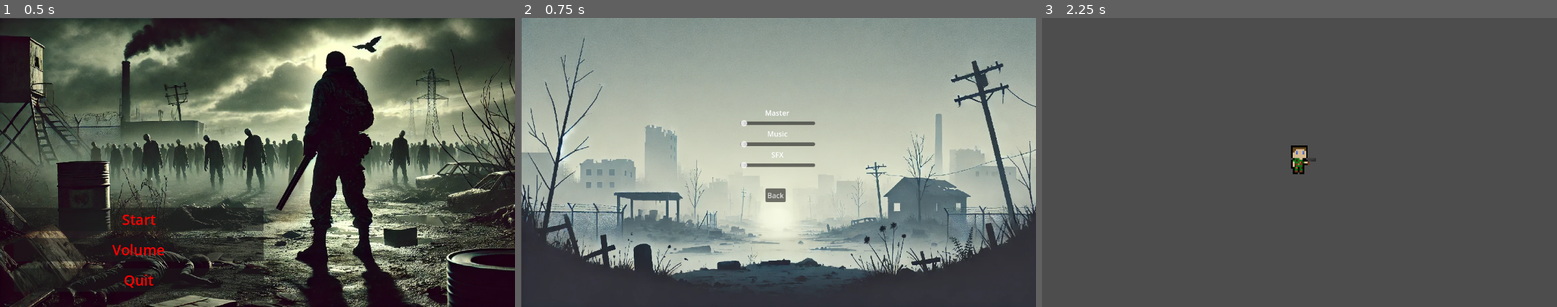
Above: before the commit, frames 1-3 (left to right).
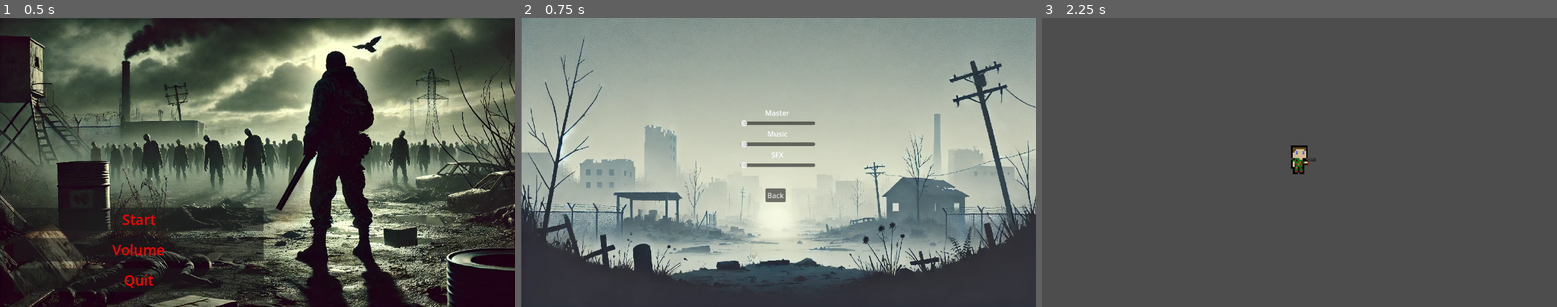
Above: after the commit, the same moments.

Repository: DrWaffle454/Cyborg-Game
Game: Godot game, scene res://Assets/Scenes/Menu UI/main_menu.tscn
The game is run twice, just before and just after one commit, with the same random seed, the same clock (stepped at 60 frames per second) and the same inputs.
Inputs:
- Up to frame 1 (0.5 s): no input
- Up to frame 2 (0.75 s): click "Volume" at 0.5 s
- Up to frame 3 (2.25 s): click "Back" at 1.25 s; click "Start" at 2 s

Frame 1 is identical in both runs. In frame 2, 5.1% of the frame differs, in the area x 2-100%, y 6-92%; in frame 3, nothing differs.

Commit message:
Update volume_menu.tscn

Diff:
--- a/Assets/Scenes/Menu UI/volume_menu.tscn
+++ b/Assets/Scenes/Menu UI/volume_menu.tscn
@@ -14,8 +14,8 @@
 script = ExtResource("1_b7d1a")
 
 [node name="Dall·e2024-08-1412_14_28-ASimplifiedPost-apocalypticSceneWithAMinimalisticBackground,FeaturingOnlyAFewRuinedStructuresAndACloudy,OvercastSky_TheEnvironment" type="Sprite2D" parent="."]
-position = Vector2(579.5, 324)
-scale = Vector2(0.645647, 0.634766)
+position = Vector2(577.5, 324)
+scale = Vector2(0.643415, 0.634766)
 texture = ExtResource("1_bf7dt")
 
 [node name="VBoxContainer" type="VBoxContainer" parent="."]
